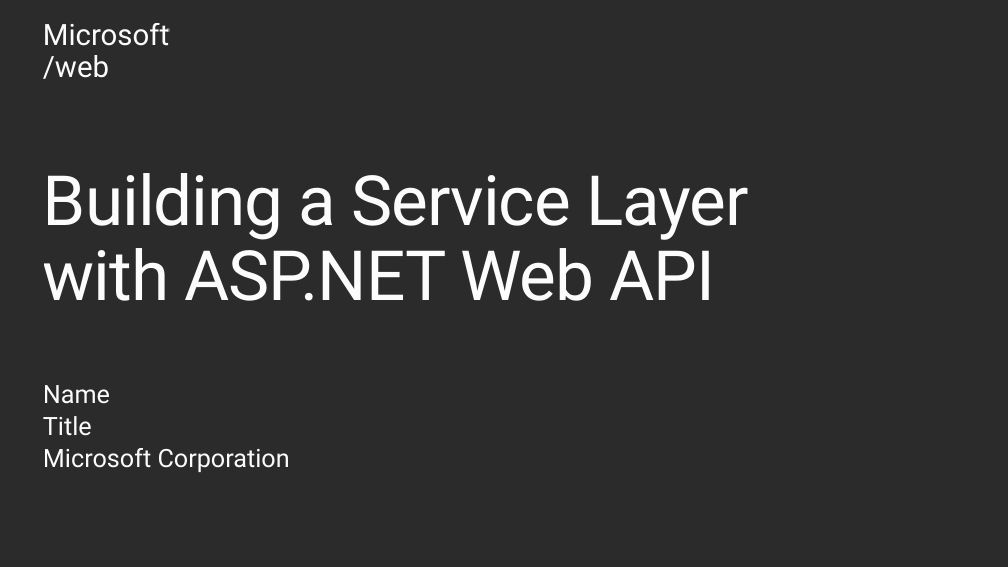
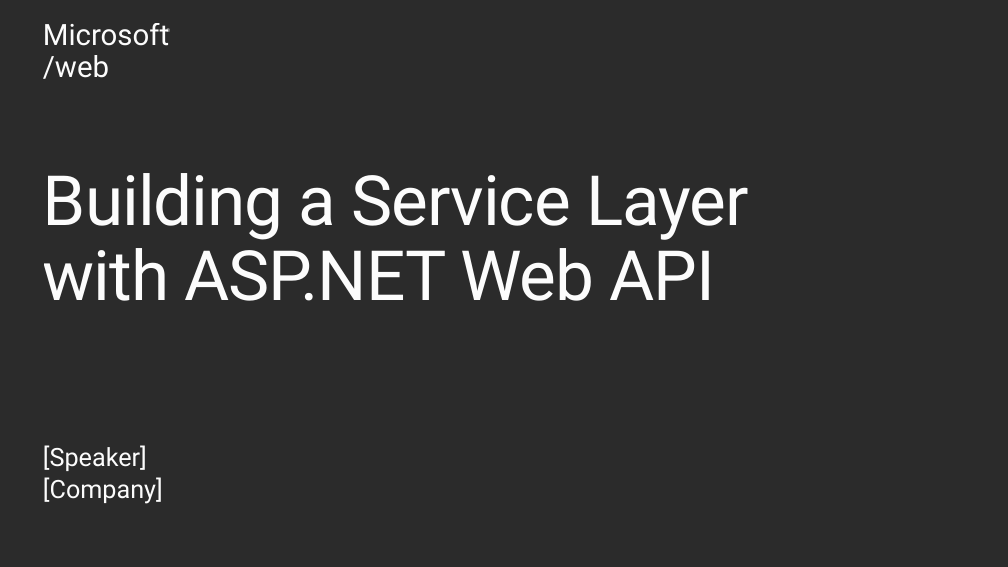
Before and after one commit to Microsoft-Web/PRESENTATION-BuildingServiceLayerWithASPNETWebAPI, a slide deck: slide 2 of AddingWebApiToASPNETSite.pptx. Drawn at 1008x567 pixels with LibreOffice and Linux fonts; fonts in the diff are those of the drawing; background and template pictures are left out; a plain dark background stands for a picture behind light text. Boxes give left, top, right and bottom in pixels: in the first picture for what was removed or moved away, otherwise in the second. Text is boxed around its words. In the diff, an @@ line names an element or a change of style, - is before the commit and + after.

```diff
--- a/AddingWebApiToASPNETSite.pptx
+++ b/AddingWebApiToASPNETSite.pptx
@@ text at [43,445,163,504]: text changed @@
-Name
-Title
-Microsoft Corporation
+[Speaker]
+[Company]
```
Also in this commit, not shown: 1 other slide changed.
